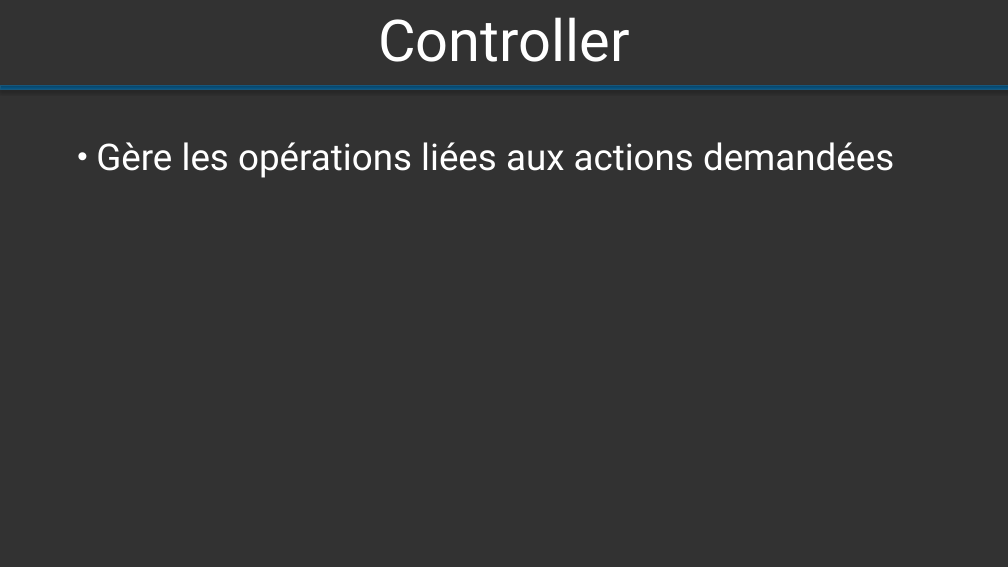
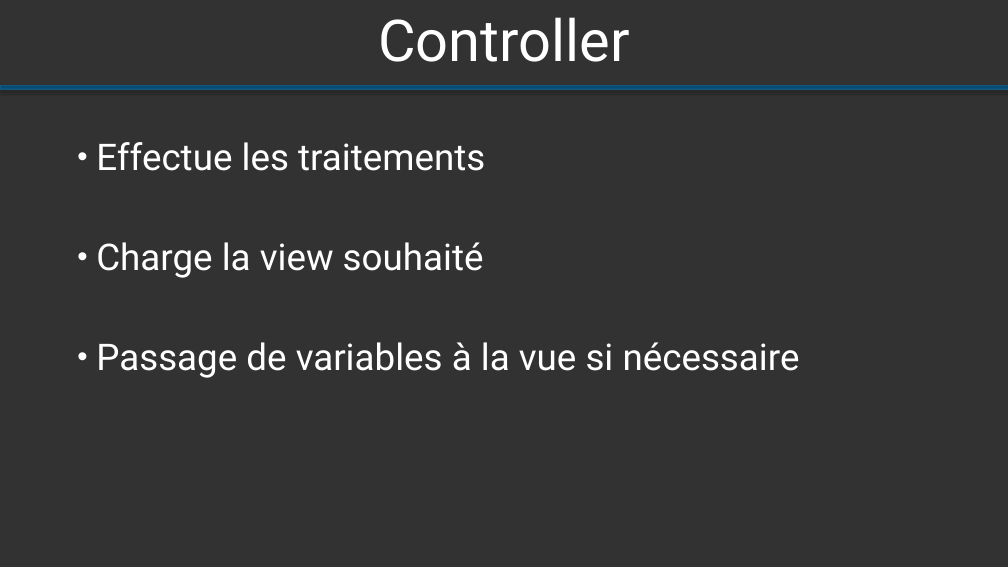
Before and after one commit to Altrue/archi, a slide deck: slide 4 of bazard/Présentation ODIARD PASINI.pptx. Drawn at 1008x567 pixels with LibreOffice and Linux fonts; fonts in the diff are those of the drawing. Boxes give left, top, right and bottom in pixels: in the first picture for what was removed or moved away, otherwise in the second. Text is boxed around its words. In the diff, an @@ line names an element or a change of style, - is before the commit and + after.

```diff
--- a/bazard/Présentation ODIARD PASINI.pptx
+++ b/bazard/Présentation ODIARD PASINI.pptx
@@ text at (x1=96, y1=142, x2=800, y2=378): text changed; text colour #FCFCFC to #FFFFFF @@
-• Gère les opérations liées aux actions demandées
+• Effectue les traitements
+• Charge la view souhaité
+• Passage de variables à la vue si nécessaire
```
Also in this commit, not shown: 10 other slides changed, 1 slide removed.
